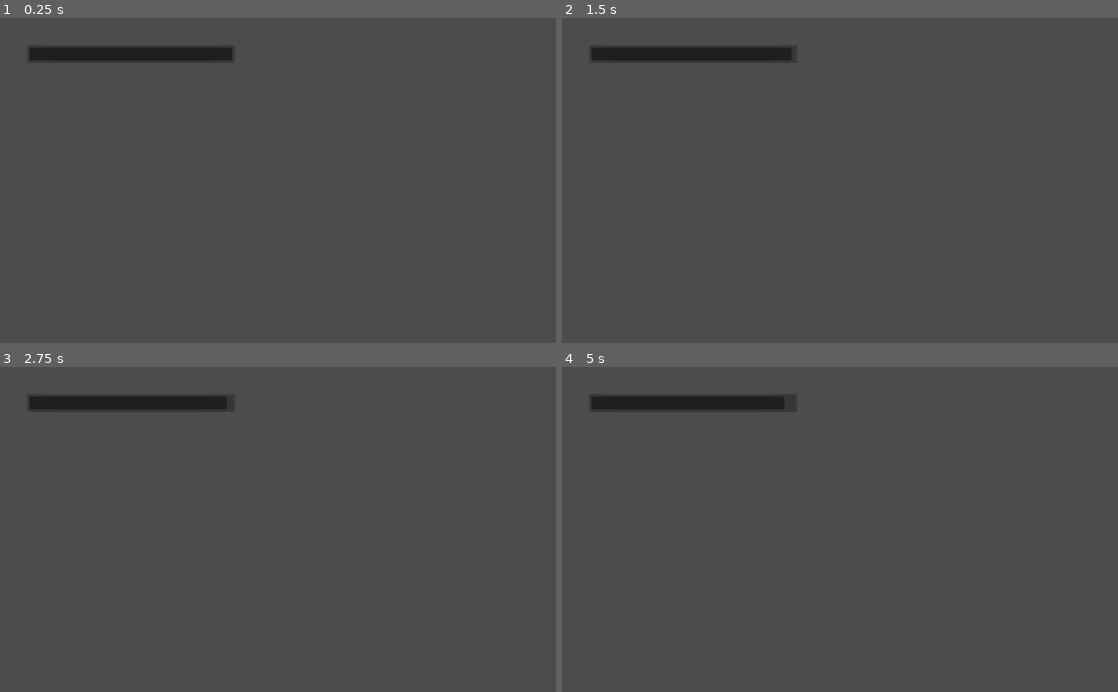
Above: before the commit, frames 1-4 (two rows, left to right).
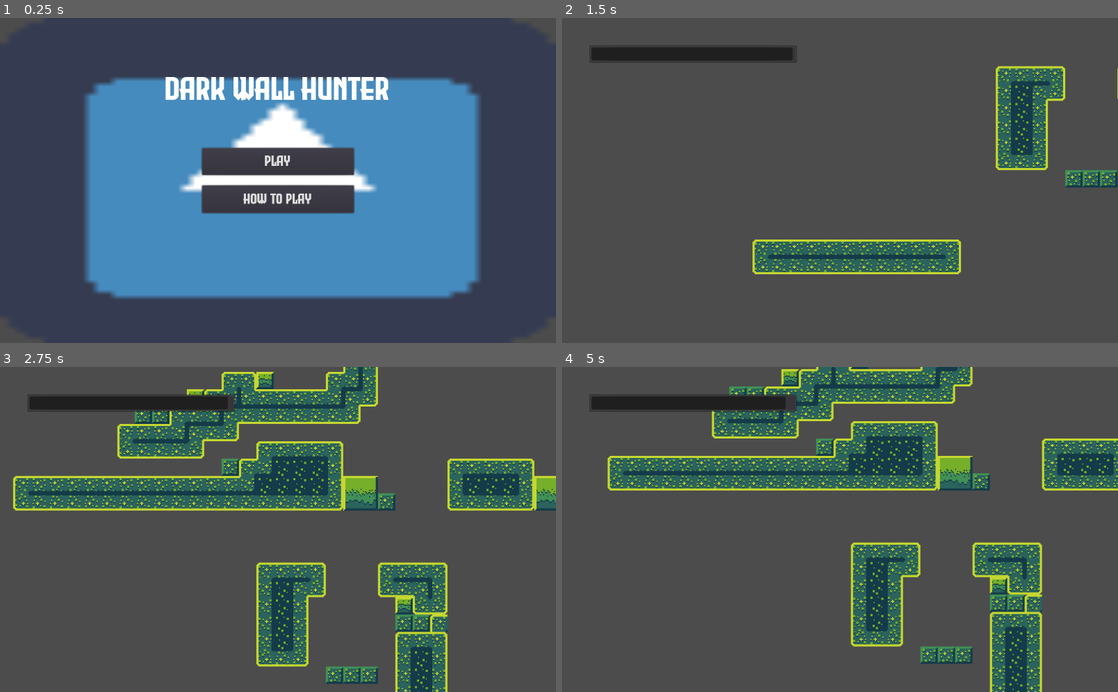
Above: after the commit, the same moments.

Repository: bosskab123/godot-wild-jam-36
Game: Godot game, scene res://scenes/uis/MainMenuUI.tscn
Same seed, same stepped clock (60 frames per second), same inputs: the game is played once before the commit and once after it. Before the commit the project starts from res://scenes/player/Player.tscn. The engine's default icon, where the game draws it, is replaced by a stand-in: a white triangle on a blue panel in a dark square.
Inputs (mouse positions are in pixels of both pictures, inside the frame that each line leads up to):
- Up to frame 1 (0.25 s): no input
- Up to frame 2 (1.5 s): click (840, 161) at 0.5 s, where only the run after the commit has a clickable "Play"; hold D (move_right) from 1.28 s (still down); tap Y (next_chunk) at 1.35 s
- Up to frame 3 (2.75 s): keep holding D (move_right); tap W (jump) at 1.52, 2.27 s; tap T (previous_chunk) at 2.1 s
- Up to frame 4 (5 s): release D (move_right) at 2.78 s; hold A (move_left) 2.78-3.53 s; tap Y (next_chunk) at 2.85, 4.35 s; hold D (move_right) from 3.53 s (still down); tap T (previous_chunk) at 3.6 s; tap W (jump) at 3.77, 4.52 s

The runs differ from the first frame. In frame 1, 46% of the frame differs, in the area x 5-87%, y 8-87%; in frame 2, 7.8%; in frame 3, 26%; in frame 4, 25%.

Commit message:
[WIP] create maingame scene with chunk loading mechanic

Diff:
--- a/project.godot
+++ b/project.godot
@@ -57,7 +57,7 @@
 [application]
 
 config/name="godot wild jam 36"
-run/main_scene="res://scenes/player/Player.tscn"
+run/main_scene="res://scenes/uis/MainMenuUI.tscn"
 config/icon="res://icon.png"
 
 [autoload]
--- /dev/null
+++ b/scenes/MainGame.gd
@@ -0,0 +1,33 @@
+extends Node2D
+
+onready var row_position_map = {
+	0: $Row1SpawnPosition,
+	1: $Row2SpawnPosition
+}
+
+func _ready():
+	instance_chunks(3)
+
+# instance first [num_chunks] chunks to the game
+func instance_chunks(num_chunks: int):
+	for chunk in num_chunks:
+		for row in GlobalVars.ROWS_NUMBER:
+			instance_chunk_row(row)
+
+	$SpawnLine.position.x += num_chunks * GlobalVars.CHUNK_LENGTH
+
+func instance_chunk_row(row_num: int):
+	randomize()
+	var row_spawn_position: Position2D = row_position_map[row_num]
+	var chunk_rows = GameManager.chunk_rows[row_num]
+	var random_chunk_row: Node2D = chunk_rows[randi() % chunk_rows.size()].instance()
+
+	random_chunk_row.position = row_spawn_position.position
+	add_child(random_chunk_row)
+
+	row_spawn_position.position.x += GlobalVars.CHUNK_LENGTH
+
+func _on_SpawnLine_body_entered(body):
+	if body.name != "Player":
+		return
+	instance_chunks(3)
--- /dev/null
+++ b/scenes/MainGame.tscn
@@ -0,0 +1,42 @@
+[gd_scene load_steps=4 format=2]
+
+[ext_resource path="res://scenes/player/Player.tscn" type="PackedScene" id=1]
+[ext_resource path="res://scenes/MainGame.gd" type="Script" id=2]
+
+[sub_resource type="RectangleShape2D" id=1]
+extents = Vector2( 10, 464 )
+
+[node name="MainGame" type="Node2D"]
+script = ExtResource( 2 )
+__meta__ = {
+"_edit_horizontal_guides_": [ 0.0, 240.0, 480.0 ],
+"_edit_vertical_guides_": [ 0.0, 480.0, 960.0 ]
+}
+
+[node name="Player" parent="." instance=ExtResource( 1 )]
+position = Vector2( 48, 336 )
+
+[node name="RemoteTransform2D" type="RemoteTransform2D" parent="Player"]
+position = Vector2( -256, -160 )
+remote_path = NodePath("../../Camera2D")
+
+[node name="Row2SpawnPosition" type="Position2D" parent="."]
+
+[node name="Row1SpawnPosition" type="Position2D" parent="."]
+position = Vector2( 0, 240 )
+
+[node name="SpawnLine" type="Area2D" parent="."]
+position = Vector2( 960, 240 )
+collision_layer = 0
+
+[node name="CollisionShape2D" type="CollisionShape2D" parent="SpawnLine"]
+position = Vector2( -960, 0 )
+shape = SubResource( 1 )
+
+[node name="Camera2D" type="Camera2D" parent="."]
+position = Vector2( -208, 176 )
+anchor_mode = 0
+current = true
+zoom = Vector2( 0.5, 0.5 )
+
+[connection signal="body_entered" from="SpawnLine" to="." method="_on_SpawnLine_body_entered"]
--- a/utiities/GameManager.gd
+++ b/utiities/GameManager.gd
@@ -5,12 +5,50 @@
 export(PackedScene) var GAME_SCENE: PackedScene
 export(PackedScene) var END_SCENE: PackedScene
 
+var chuck_row_map: Dictionary = {
+	"1_1": "res://scenes/chunks/1_row/Chunk1Row1.tscn",
+	"2_1": "res://scenes/chunks/1_row/Chunk2Row1.tscn",
+	"3_1": "res://scenes/chunks/1_row/Chunk3Row1.tscn",
+	"4_1": "res://scenes/chunks/1_row/Chunk4Row1.tscn",
+	"5_1": "res://scenes/chunks/1_row/Chunk5Row1.tscn",
+	"6_1": "res://scenes/chunks/1_row/Chunk6Row1.tscn",
+	"7_1": "res://scenes/chunks/1_row/Chunk7Row1.tscn",
+	"8_1": "res://scenes/chunks/1_row/Chunk8Row1.tscn",
+	"9_1": "res://scenes/chunks/1_row/Chunk9Row1.tscn",
+	"10_1": "res://scenes/chunks/1_row/Chunk10Row1.tscn",
+
+	"1_2": "res://scenes/chunks/2_row/Chunk1Row2.tscn",
+	"2_2": "res://scenes/chunks/2_row/Chunk2Row2.tscn",
+	"3_2": "res://scenes/chunks/2_row/Chunk3Row2.tscn",
+	"4_2": "res://scenes/chunks/2_row/Chunk4Row2.tscn",
+	"5_2": "res://scenes/chunks/2_row/Chunk5Row2.tscn",
+	"6_2": "res://scenes/chunks/2_row/Chunk6Row2.tscn",
+	"7_2": "res://scenes/chunks/2_row/Chunk7Row2.tscn",
+	"8_2": "res://scenes/chunks/2_row/Chunk8Row2.tscn",
+	"9_2": "res://scenes/chunks/2_row/Chunk9Row2.tscn",
+	"10_2": "res://scenes/chunks/2_row/Chunk10Row2.tscn",
+}
+
+var chunk_rows: Array = [] # Each element Contains array of chunkRow
+
 func _ready():
 	connect("game_start", self, "on_game_start")
 	connect("game_over", self, "on_game_over")
 
+func load_map():
+	for row in GlobalVars.ROWS_NUMBER:
+		chunk_rows.append([])
+	for chunck_row_name in chuck_row_map.keys():
+		chunck_row_name = chunck_row_name as String
+		var chuck_num = chunck_row_name.split("_")[0]
+		var row_num = int(chunck_row_name.split("_")[1])
+		chunk_rows[row_num-1].append(load(chuck_row_map[chunck_row_name]))
+
 func on_game_start():
-	print("start2")
+	if(chunk_rows == []):
+		var load_map = load_map()
+		if load_map is GDScriptFunctionState:
+			load_map = yield(load_map, "completed")
 	get_tree().change_scene_to(GAME_SCENE)
 
 func on_game_over():
--- a/utiities/GameManager.tscn
+++ b/utiities/GameManager.tscn
@@ -1,7 +1,7 @@
 [gd_scene load_steps=4 format=2]
 
 [ext_resource path="res://utiities/GameManager.gd" type="Script" id=1]
-[ext_resource path="res://scenes/tests/DeadWallTest.tscn" type="PackedScene" id=2]
+[ext_resource path="res://scenes/MainGame.tscn" type="PackedScene" id=2]
 [ext_resource path="res://scenes/uis/EndGameUI.tscn" type="PackedScene" id=3]
 
 [node name="GameManager" type="Node"]
--- a/utiities/GlobalVars.gd
+++ b/utiities/GlobalVars.gd
@@ -1,4 +1,9 @@
 extends Node
 
-var GRAVITY :float = 10
+var ROWS_NUMBER: int = 2
+var BLOCK_SIZE: int = 16
+var CHUNK_WIDTH: int = 15 * BLOCK_SIZE
+var CHUNK_LENGTH: int = 30 * BLOCK_SIZE
+
+var GRAVITY: float = 10
 enum FACING {LEFT = -1, RIGHT = 1}
